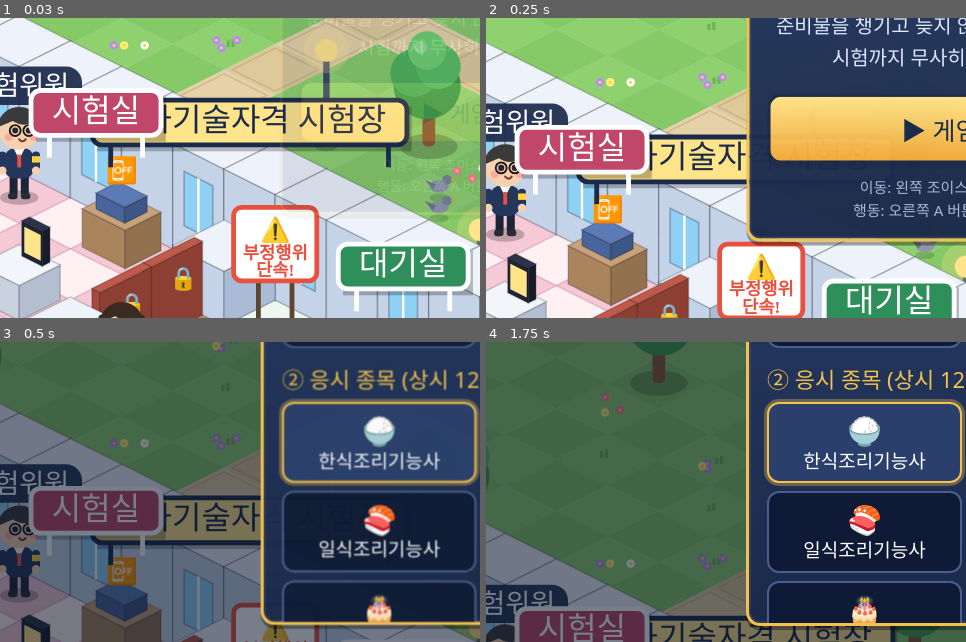
Above: before the commit, frames 1-4 (two rows, left to right).
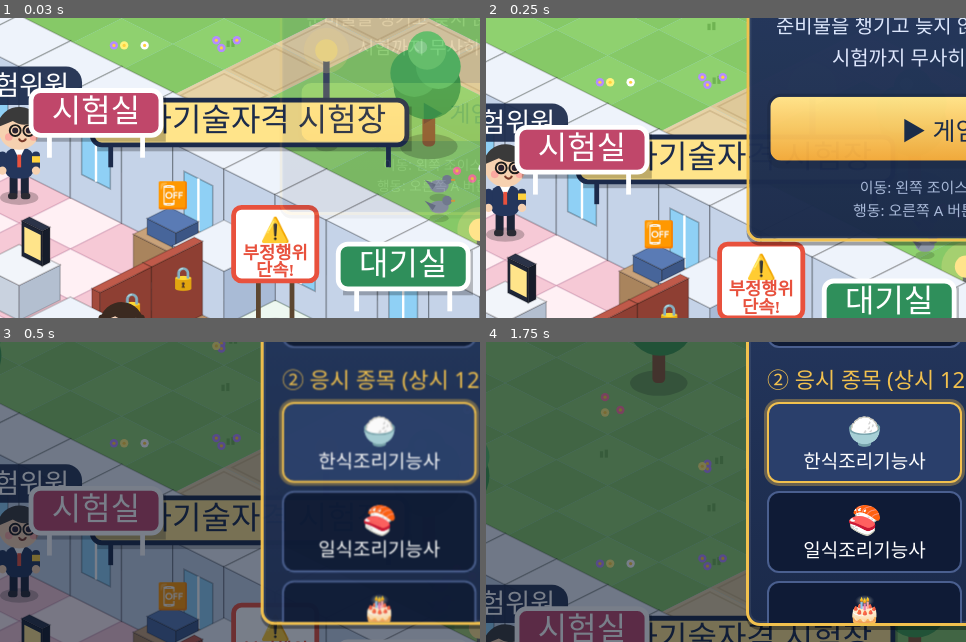
Above: after the commit, the same moments.

Repository: hrdkgb16-hub/hrdk-Dday-game
Game: browser game, page index.html
Same seed, same stepped clock (60 frames per second), same inputs: the game is played once before the commit and once after it.
Inputs:
- Up to frame 1 (0.03 s): no input
- Up to frame 2 (0.25 s): no input
- Up to frame 3 (0.5 s): click "▶ 게임 시작" at 0.27 s
- Up to frame 4 (1.75 s): tap Space at 1.1, 1.6 s
The pictures show only the part of the screen within x 0-50%, y 50-100%; the shares and areas given below are measured in that part.

The runs differ from the first frame. In frame 1, 5.3% of the frame differs, in the area x 16-44%, y 46-84%; in frame 2, 5.3%; in frame 3, 4.2%; in frame 4, nothing differs.

Commit message:
Add files via upload

Diff:
--- a/index.html
+++ b/index.html
@@ -315,7 +315,7 @@
   set(18,18,'D');
   for(let y=17;y<=21;y++)set(12,y,'w');set(12,18,'E');set(12,19,'E');
   for(const x of [8,10])for(const y of [19,21])set(x,y,'c');
-  set(10,17,'L');set(13,17,'Q');
+  set(11,17,'L');set(13,17,'Q');
   for(const x of [13,14,15,16])set(x,20,'B');
   [[10,2],[13,1],[20,8],[22,12],[12,7],[3,9],[2,12],[4,14],[11,12],[15,8],[10,7],[21,16],[22,20],[3,18],[2,21],[4,21],[20,21],[14,11],[2,16]].forEach(([x,y])=>set(x,y,'T'));
   [[12,5],[17,8],[10,13],[15,15]].forEach(([x,y])=>set(x,y,'l'));
@@ -388,7 +388,7 @@
   {k:'fetch',t:'집에서 신분증 챙겨 오기',s:'반짝이는 책상 서랍을 확인해 보세요',tg:[2.5,4.5],done:()=>!F.needId||hasValidId()},
   {k:'enter',t:'안내를 듣고 시험실 입실',s:F_CALL_SUB(),tg:[12.5,18.5],done:()=>F.entered},
   {k:'idc',t:'신분 확인 받기',s:'시험위원에게 신분증 확인',tg:[8.5,17.5],done:()=>F.idChecked},
-  {k:'dev',t:'전자기기 제출하기',s:'스마트폰·스마트워치·스마트안경은 전원을 끄고 앞쪽 제출대에',tg:[10.5,17.5],done:()=>F.deposited||!DEVICES.some(has)},
+  {k:'dev',t:'전자기기 제출하기',s:'스마트폰·스마트워치·스마트안경은 전원을 끄고 앞쪽 제출대에',tg:[11.5,17.5],done:()=>F.deposited||!DEVICES.some(has)},
   {k:'sit',t:'내 자리(12번 PC)에 앉기',s:'자리에 앉으면 CBT 시험 시작!',tg:[10.5,19.5],done:()=>false},
 ];
 const objTg=o=>typeof o.tg==='function'?o.tg():o.tg;
@@ -469,7 +469,7 @@
     const lab={Z:'실기시험장',V:'자판기',k:'서랍 열기',b:'살펴보기',c:(i===10&&j===19)?'내 자리 앉기':'살펴보기',L:'전자기기 제출',S:'표지판 읽기',Q:'안내문 읽기',B:'의자에 앉기',E:F.callIn?null:'시험실 문'}[c];
     if(c==='B'&&NPCS.some(n=>n.sit&&Math.floor(n.x)===i&&Math.floor(n.y)===j))continue;
     if(!lab)continue;const d=Math.hypot(i+.5-P.x,j+.5-P.y);
-    if(d<1.3&&d<bd){bd=d;best={type:'tile',c,i,j,label:lab,x:i+.5,y:j+.5}}
+    if(d<1.3&&d<bd){bd=d;best={type:'tile',c,i,j,label:lab,btn:{L:'제출하기',c:'앉기',k:'열기',Z:'보기',V:'마시기',B:'앉기',Q:'읽기',S:'읽기',E:'보기',b:'보기'}[c],x:i+.5,y:j+.5}}
   }
   return best;
 }
@@ -558,7 +558,7 @@
   }
   if(t.c==='c'){
     if(!(t.i===10&&t.j===19)){say([{who:'player',text:'여긴 내 자리가 아니야. 12번 PC를 찾자!'}]);return}
-    sitDown();
+    say([{who:'player',text:'내 자리(12번 PC)에 앉을까?\n앉으면 바로 시험이 시작돼!',choices:[{t:'💺 앉는다 (시험 시작)',fn:sitDown},{t:'아직 할 일이 있어',fn:()=>{}}]}]);
   }
 }
 
